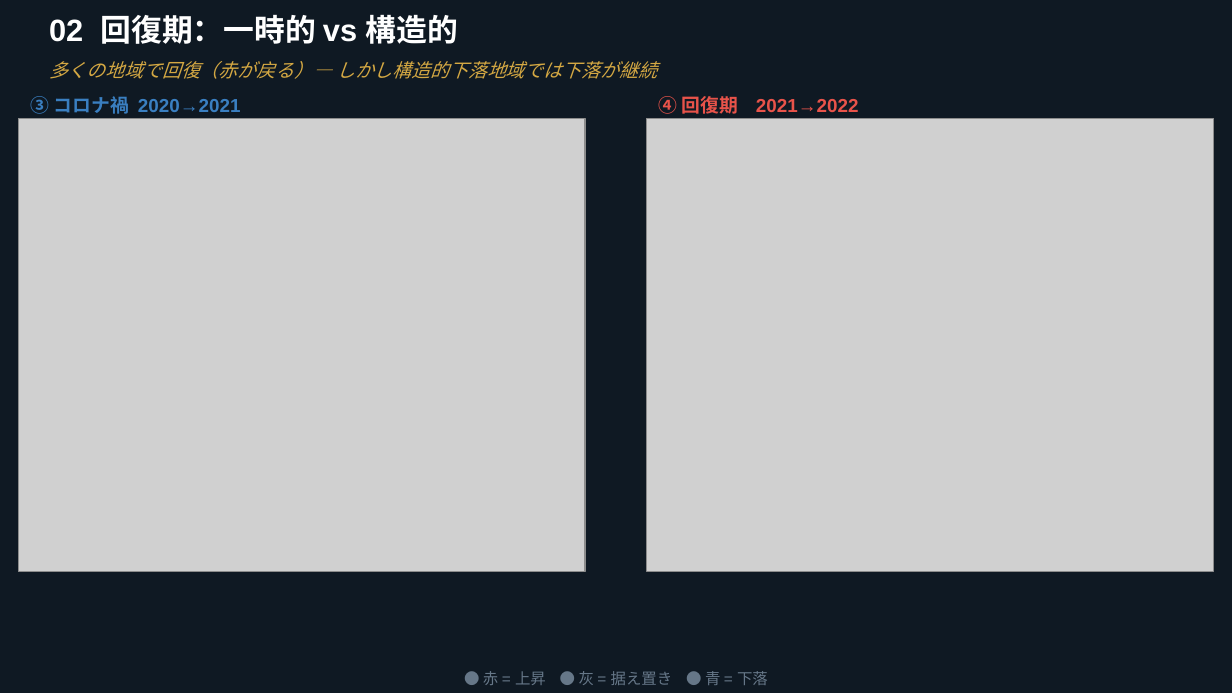
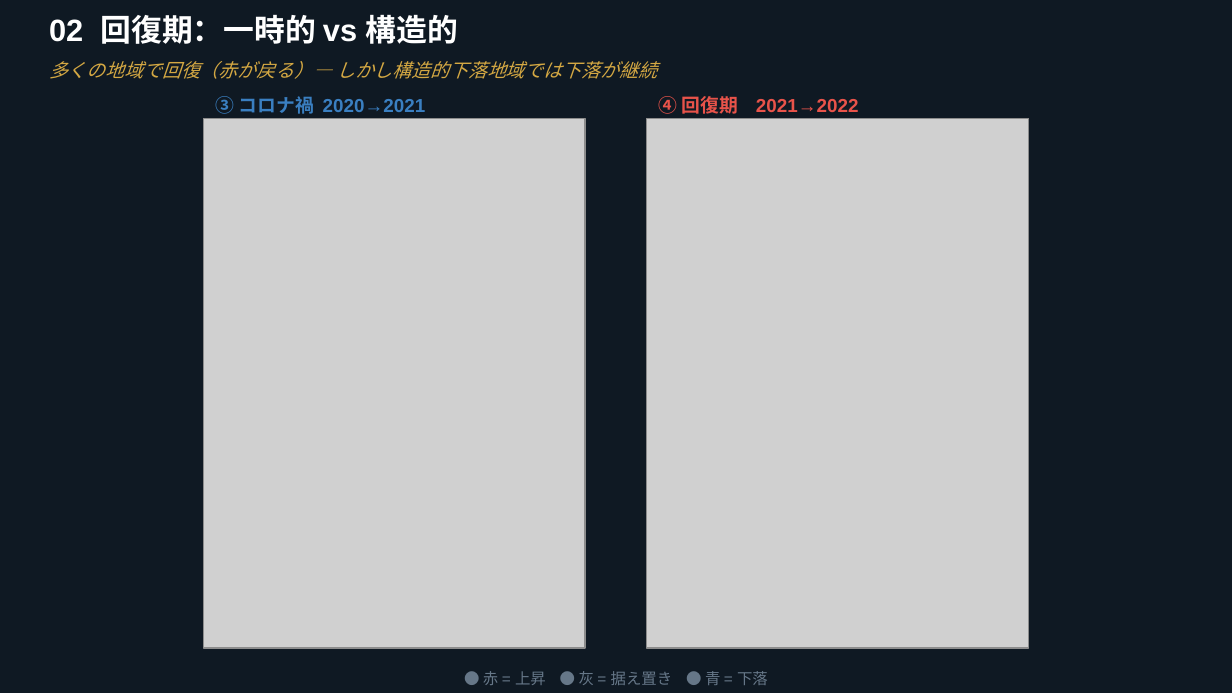
Before and after one commit to kasugayuji0716-art/rex-land-price-analysis, a slide deck: slide 7 of outputs/PBL発表_v2.pptx. Drawn at 1232x693 pixels with LibreOffice and Linux fonts; fonts in the diff are those of the drawing; grey boxes stand for pictures. Boxes give left, top, right and bottom in pixels: in the first picture for what was removed or moved away, otherwise in the second. Text is boxed around its words. In the diff, an @@ line names an element or a change of style, - is before the commit and + after.

```diff
--- a/outputs/PBL発表_v2.pptx
+++ b/outputs/PBL発表_v2.pptx
@@ text "③ コロナ禍 2020→2021": place and size @@
-text "③ コロナ禍 2020→2021" at bbox=[31, 96, 241, 114]
+text "③ コロナ禍 2020→2021" at bbox=[215, 96, 426, 114]
@@ picture: place and size @@
-picture at bbox=[18, 118, 585, 572]
+picture at bbox=[203, 118, 585, 648]
@@ picture: place and size @@
-picture at bbox=[647, 118, 1214, 572]
+picture at bbox=[647, 118, 1029, 648]
```
Also in this commit, not shown: 7 other slides changed, 1 other file.
